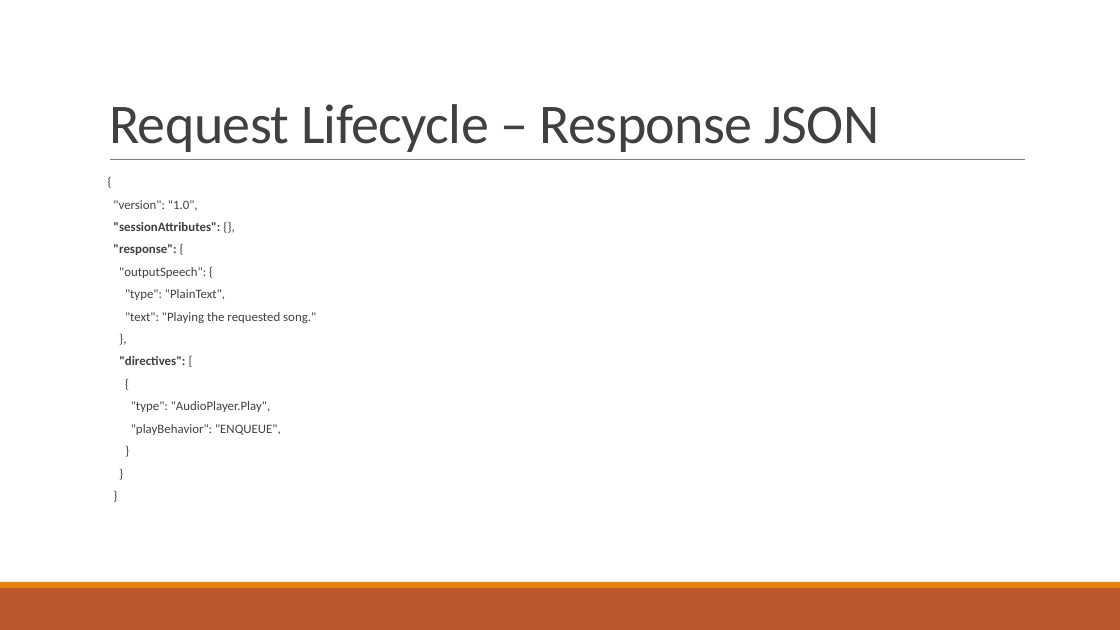
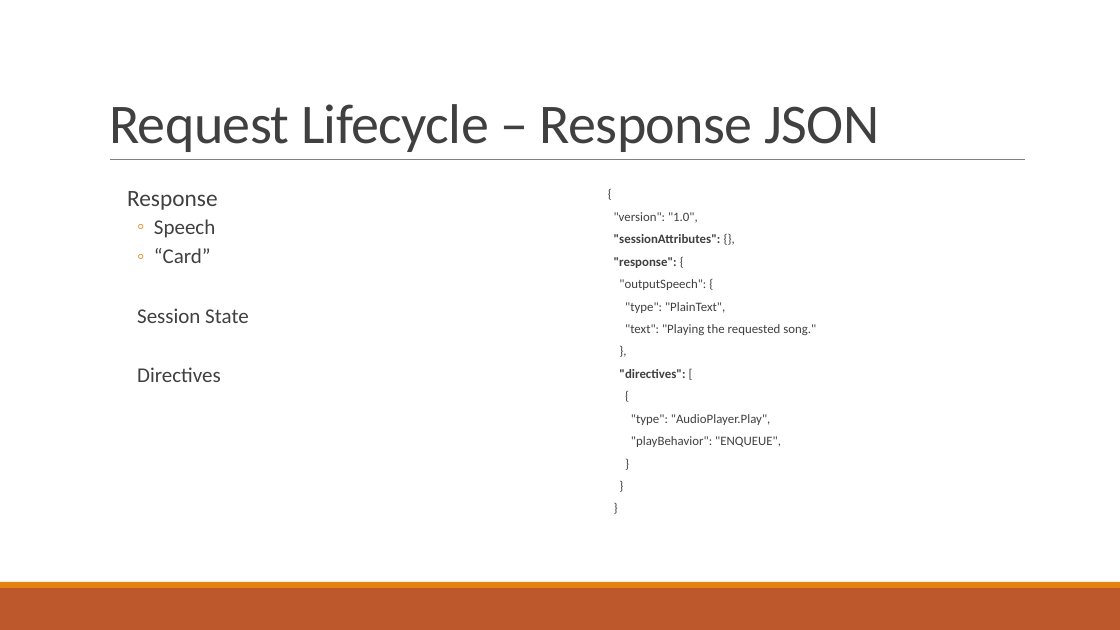
Before and after one commit to stoiveyp/DDDWales2018, a slide deck: slide 14 of Presentation/VoiceAndMore.pptx (slide 13 before the commit). Drawn at 1120x630 pixels with LibreOffice and Linux fonts; fonts in the diff are those of the drawing. Boxes give left, top, right and bottom in pixels: in the first picture for what was removed or moved away, otherwise in the second. Text is boxed around its words. In the diff, an @@ line names an element or a change of style, - is before the commit and + after.

```diff
--- a/Presentation/VoiceAndMore.pptx
+++ b/Presentation/VoiceAndMore.pptx
@@ text added at <box>127,191,249,382</box>, 18 pt, text #404040 @@
+  Response
+  ◦ Speech
+  ◦ “Card”
+  Session State
+  Directives
@@ text "{": place and size @@
-text "{" at <box>113,200,316,435</box>
+text "{" at <box>614,212,816,447</box>
```
Also in this commit, not shown: 4 other slides changed, 2 slides added, 2 slides removed.
